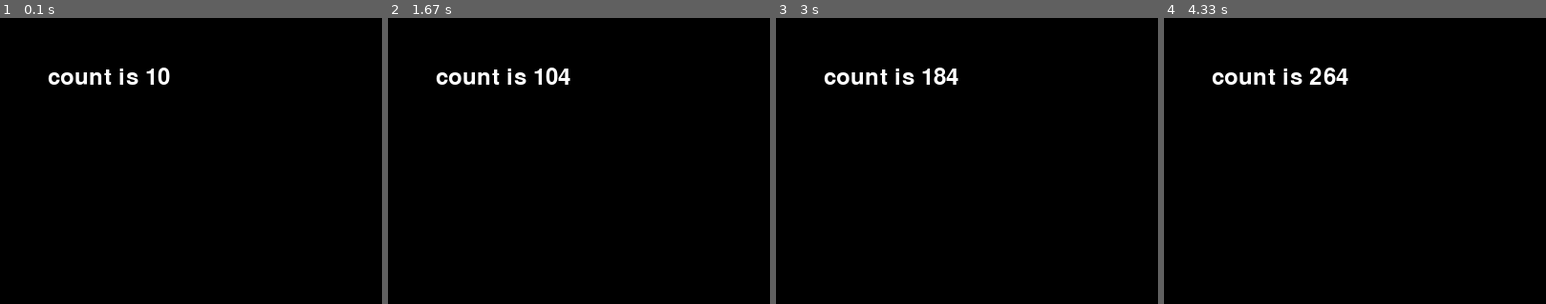
Above: before the commit, frames 1-4 (left to right).
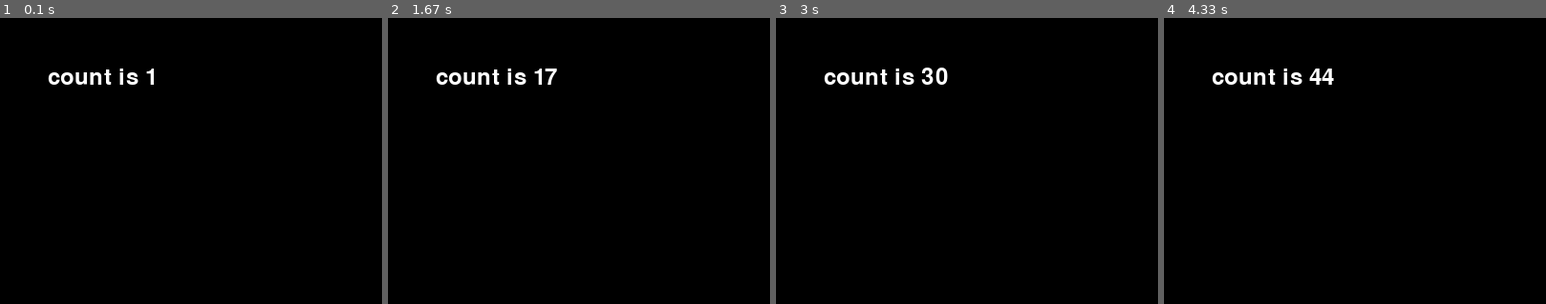
Above: after the commit, the same moments.

Repository: pipipik/py_game_01
Game: pygame game, started from test_02.py
The game is run twice, just before and just after one commit, with the same random seed, the same clock (stepped at 60 frames per second) and the same inputs.
Inputs:
- Up to frame 1 (0.1 s): no input
- Up to frame 2 (1.67 s): no input
- Up to frame 3 (3 s): no input
- Up to frame 4 (4.33 s): no input

The runs differ from the first frame. In frame 1, 0.1% of the frame differs, in the area x 41-45%, y 17-24%; in frame 2, 0.2%; in frame 3, 0.4%; in frame 4, 0.4%, in the area x 38-49%, y 17-24%.

Commit message:
fps_test2.py

Diff:
--- a/test_02.py
+++ b/test_02.py
@@ -1,10 +1,11 @@
-"""fps_test1.py"""
+"""fps_test2.py"""
 import sys
 import pygame
 from pygame.locals import QUIT
 
 pygame.init() # pygameモジュールを初期化
 SURFACE = pygame.display.set_mode((400, 300)) #サイズを指定してウィンドウを作成
+FPSCLOCK = pygame.time.Clock() # クロックオブジェクトを作成
 
 def main():
   """main routine"""
@@ -26,6 +27,7 @@
     # ベース画面オブジェクト.blit(テキスト画面オブジェクト, 表示座標, area=表示エリア, special_flags=色合成)
     SURFACE.blit(count_image, (50, 50))
     pygame.display.update() # プログラム中に描画した内容を画面に反映
+    FPSCLOCK.tick(10) # 1秒間に10回ループが実行
 
 # 自ファイルから開始された時にmain関数が実行
 if __name__ == '__main__':
